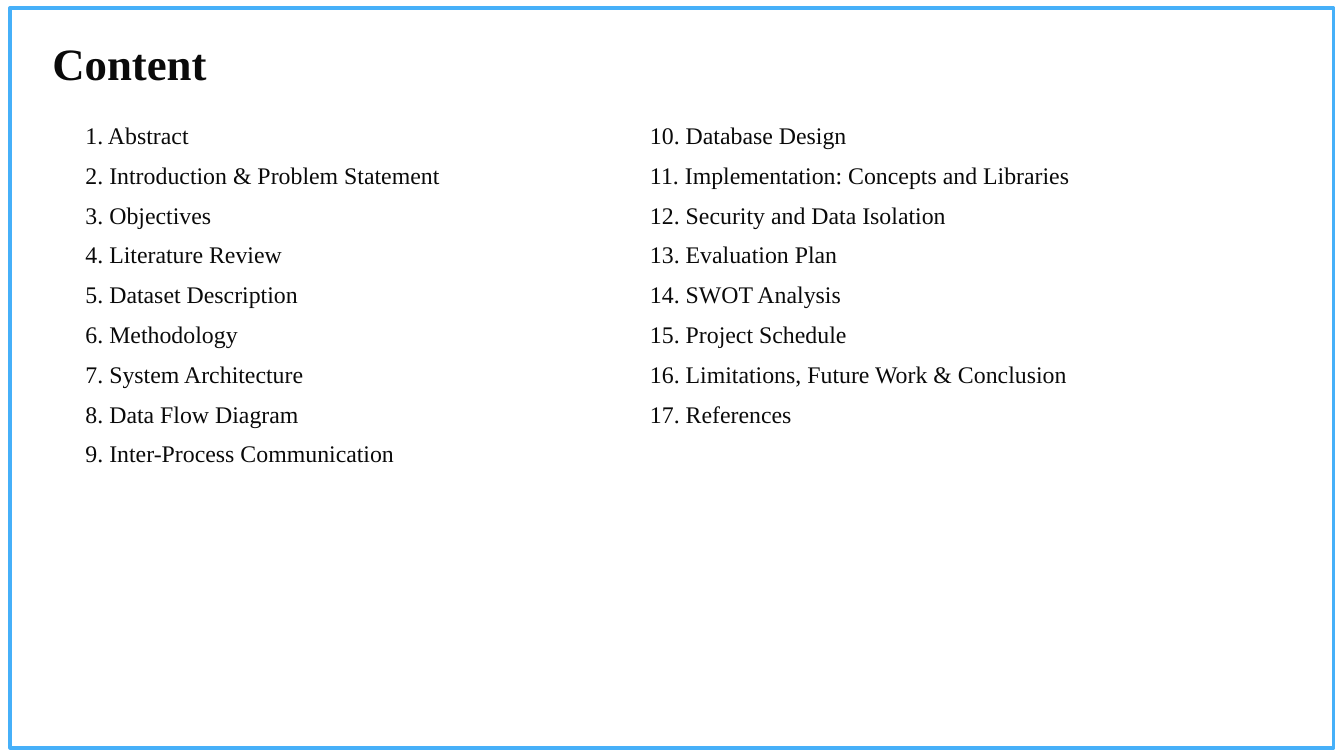
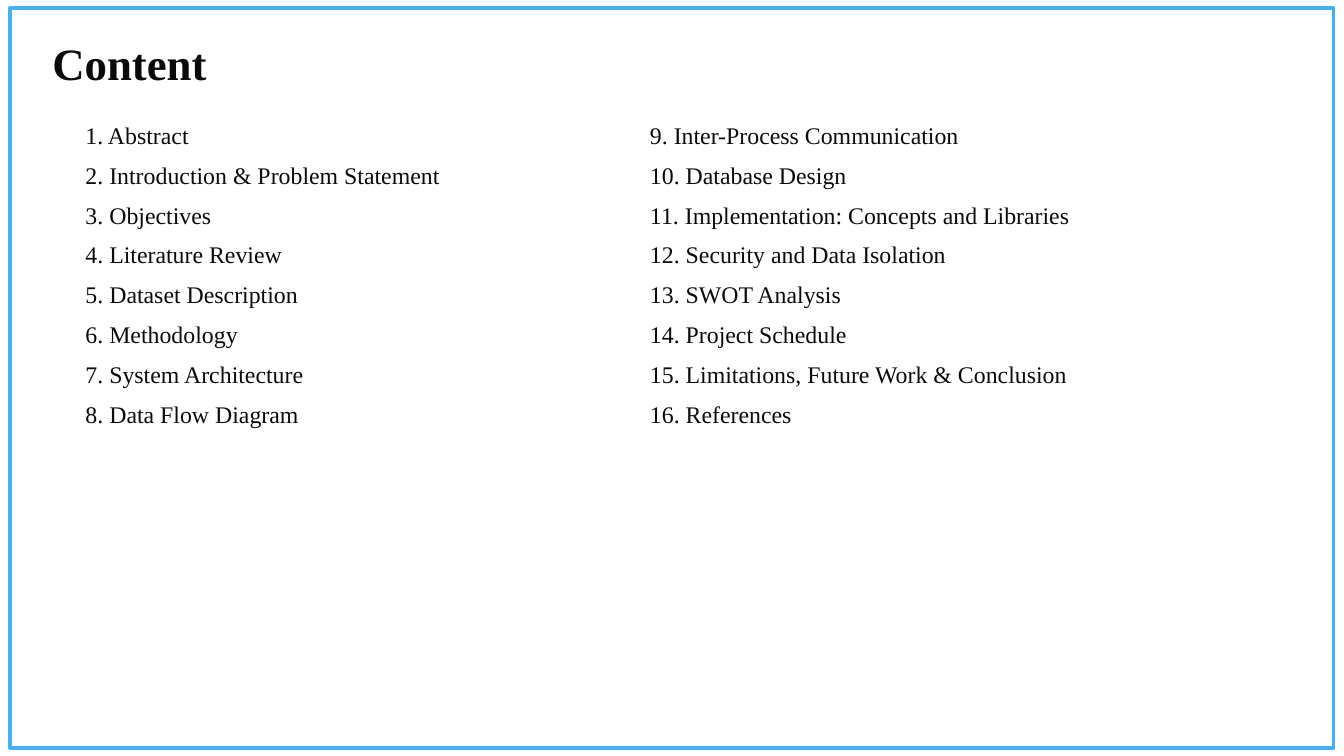
Before and after one commit to ankurkarn20/campus-gpt, a slide deck: slide 2 of docs/slides/CampusGPT_Major_Project.pptx. Drawn at 1344x756 pixels with LibreOffice and Linux fonts; fonts in the diff are those of the drawing; background and template pictures are left out. Boxes give left, top, right and bottom in pixels: in the first picture for what was removed or moved away, otherwise in the second. Text is boxed around its words. In the diff, an @@ line names an element or a change of style, - is before the commit and + after.

```diff
--- a/docs/slides/CampusGPT_Major_Project.pptx
+++ b/docs/slides/CampusGPT_Major_Project.pptx
@@ text at [650,128,958,145]: paragraph added @@
+9. Inter-Process Communication
@@ text at [650,286,1067,424]: text changed @@
-13. Evaluation Plan
-14. SWOT Analysis
-15. Project Schedule
-16. Limitations, Future Work & Conclusion
-17. References
+13. SWOT Analysis
+14. Project Schedule
+15. Limitations, Future Work & Conclusion
+16. References
@@ text at [85,446,393,463]: paragraph removed @@
-9. Inter-Process Communication
```
Also in this commit, not shown: 4 other slides changed, 1 slide removed, 1 other file.
